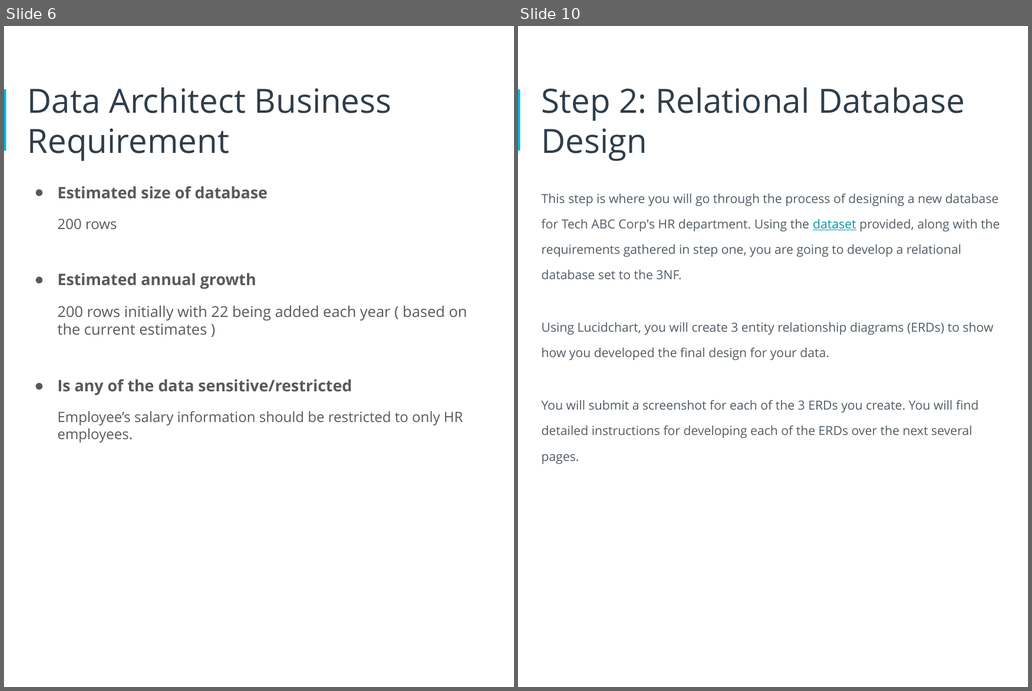
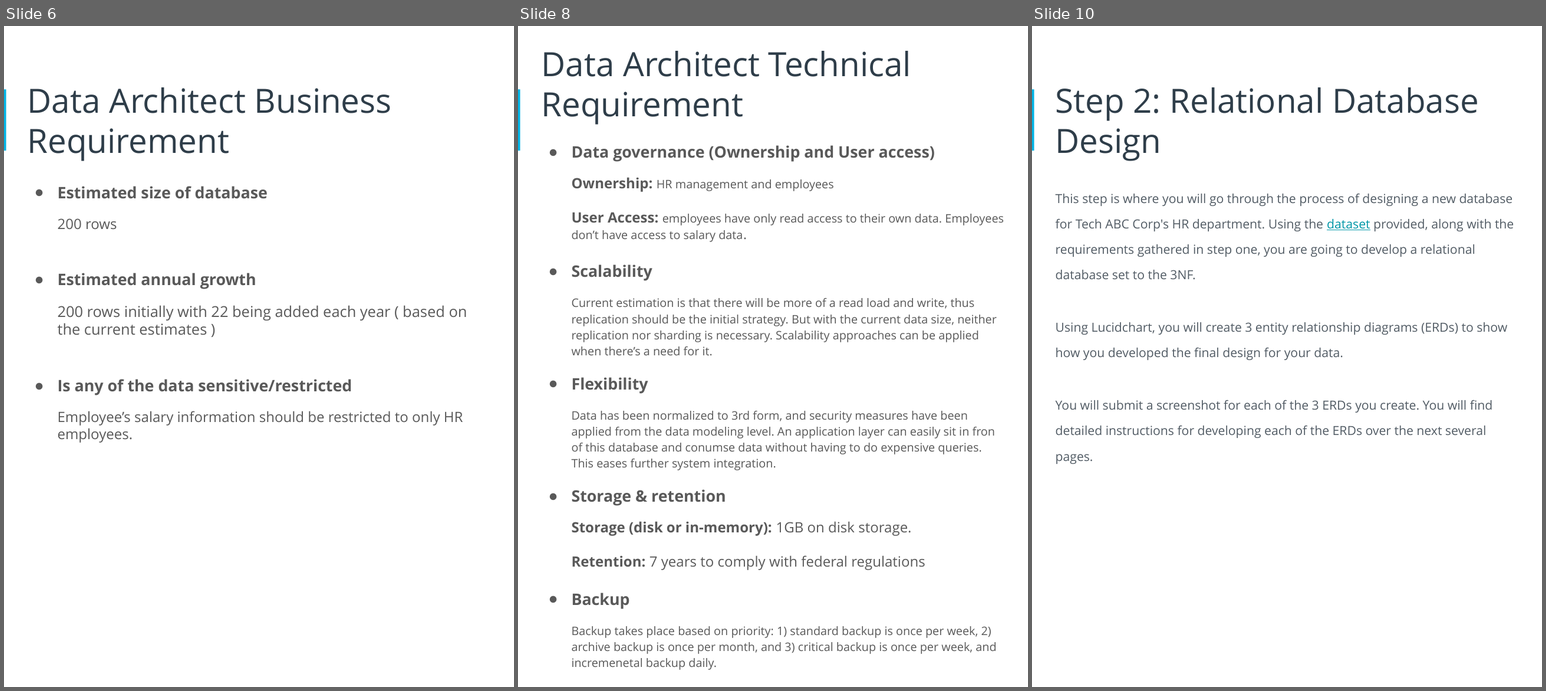
Before and after one commit to Polyhistor/HR-Database-Design, a slide deck: starter-template (1).pptx. Shown side by side, each under a label of ours: slides 6 and 10 before the commit, slides 6, 8 and 10 after it; the slides between them are not shown. The pictures are 1032x691 and 1546x691 pixels, drawn with LibreOffice and Linux fonts; fonts in the diff are those of the drawing. Boxes give left, top, right and bottom in pixels: in the first picture for what was removed or moved away, otherwise in the second. Text is boxed around its words. In the diff, an @@ line names an element or a change of style, - is before the commit and + after.

```diff
--- a/starter-template (1).pptx
+++ b/starter-template (1).pptx
@@ slide 8 added at (518,26,1028,687), background #FFFFFF; not listed: 1 template element that a slide beside it also shows @@
@@ title added at (542,51,912,125), 40 pt, text #2E3D49 @@
+Data Architect Technical Requirement
@@ text added at (572,145,1004,670), 14 pt, text #595959 @@
+● Data governance (Ownership and User access)
+Ownership: HR management and employees
+User Access: employees have only read access to their own data. Employees don’t have access to salary data.
+● Scalability
+Current estimation is that there will be more of a read load and write, thus replication should be the initial strategy. But with the current data size, neither replication nor sharding is necessary. Scalability approaches can be applied when there’s a need for it.
+● Flexibility
+Data has been normalized to 3rd form, and security measures have been applied from the data modeling level. An application layer can easily sit in fron of this database and conumse data without having to do expensive queries. This eases further system integration.
+● Storage & retention
+Storage (disk or in-memory): 1GB on disk storage.
+Retention: 7 years to comply with federal regulations
+● Backup
+Backup takes place based on priority: 1) standard backup is once per week, 2) archive backup is once per month, and 3) critical backup is once per week, and incremenetal backup daily.
```
Also in this commit, not shown: 10 slides changed, 1 slide removed, 4 other files.
